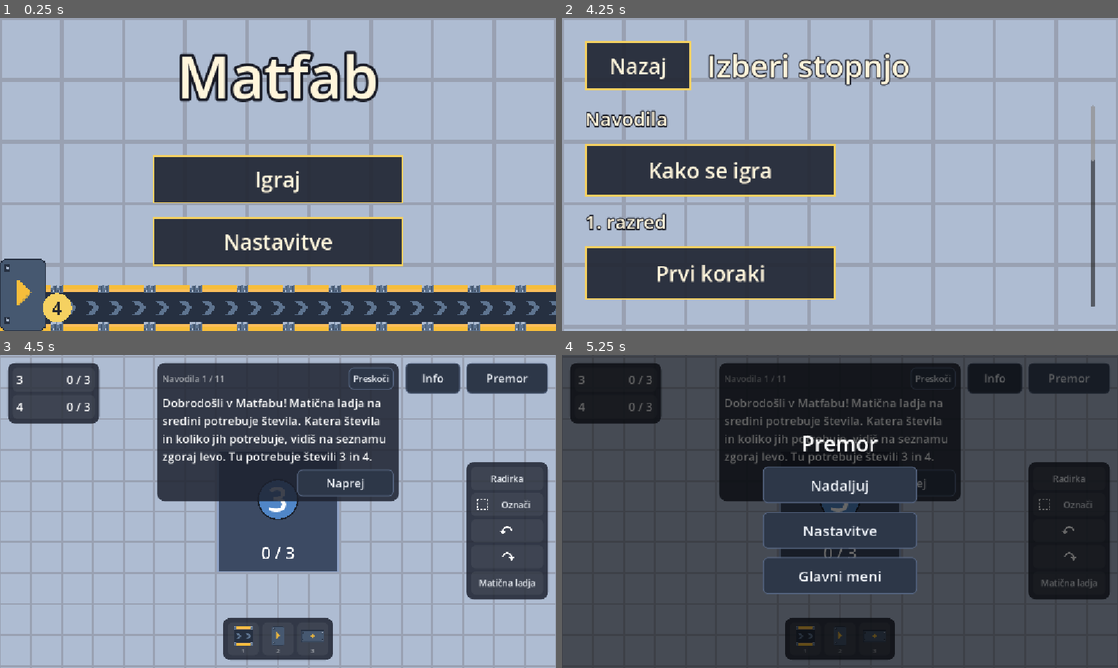
Above: before the commit, frames 1-4 (two rows, left to right).
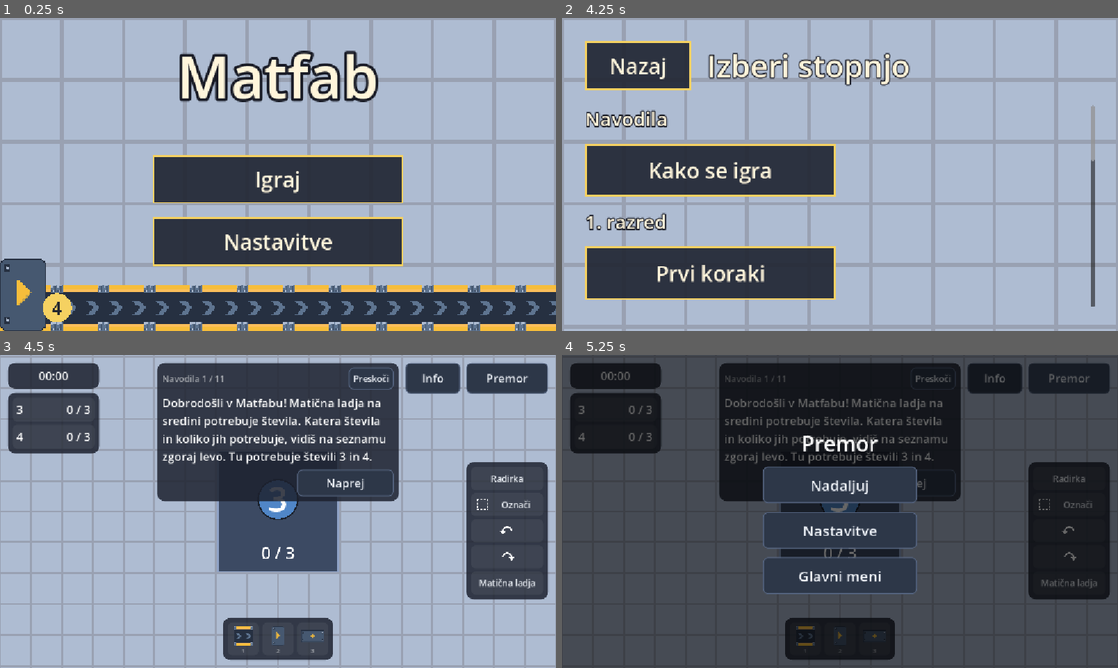
Above: after the commit, the same moments.

Repository: neyxium/MatFab
Game: Godot game, scene res://ui/main_menu.tscn
Same seed, same stepped clock (60 frames per second), same inputs: the game is played once before the commit and once after it.
Inputs:
- Up to frame 1 (0.25 s): no input
- Up to frame 2 (4.25 s): click "Igraj" at 0.5 s; click "Nazaj" at 1.25 s; click "Nastavitve" at 2 s; click "Nazaj" at 2.75 s; click "Igraj" at 3.5 s
- Up to frame 3 (4.5 s): click "Kako se igra" at 4.25 s
- Up to frame 4 (5.25 s): click "Premor" at 5 s

Frames 1-2 are identical in both runs. In frame 3, 2.1% of the frame differs, in the area x 1-18%, y 5-32%; in frame 4, 1.9%.

Commit message:
Timer za gameplay

Diff:
--- a/data/schema/level_def.gd
+++ b/data/schema/level_def.gd
@@ -6,6 +6,8 @@
 @export var ore_patches: Array[OrePatch] = []
 @export var goals: Dictionary[int, int] = {}
 @export var buildable: Array[BuildingDef] = []
+# Goal time v sekundah (0 ce nima goal time)
+@export var target_time := 0.0
 # Shown one step at a time in the tutorial panel; shared steps live in data/tutorial/.
 @export var tutorial: Array[TutorialStep] = []
 
--- a/game/game.gd
+++ b/game/game.gd
@@ -12,9 +12,11 @@
 var level: LevelDef
 var sim: Simulation
 var clock := SimClock.new()
+var elapsed_time := 0.0
 var paused := false
 # Filled from progress.sav by the save store; level select marks these levels.
 var completed_levels: Array[StringName] = []
+var best_times: Dictionary[StringName, float] = {}
 var last_played := &""
 var save_store := SaveStore.new()
 var autosave := AutosaveTimer.new()
@@ -27,6 +29,7 @@
 	process_mode = Node.PROCESS_MODE_ALWAYS
 	var progress := save_store.load_progress()
 	completed_levels.assign(progress["completed"])
+	best_times.assign(progress["best_times"])
 	last_played = progress["last_played"]
 
 
@@ -35,8 +38,9 @@
 
 
 func step_sim(delta: float) -> void:
-	if sim == null or paused:
+	if sim == null or paused or (sim.tracker != null and sim.tracker.is_complete()):
 		return
+	elapsed_time += delta
 	for step in clock.advance(delta):
 		sim.step()
 	if autosave.advance(delta):
@@ -78,8 +82,10 @@
 func load_level(level_def: LevelDef, from_save: bool) -> void:
 	level = level_def
 	sim = Simulation.from_level(level, Registry.buildings)
+	elapsed_time = 0.0
 	if from_save and save_store.has_world(level.id):
 		save_store.load_world(level.id, sim)
+		elapsed_time = save_store.load_world_time(level.id)
 	clock = SimClock.new()
 	autosave.restart()
 	paused = false
@@ -96,6 +102,8 @@
 func complete_level() -> void:
 	if not completed_levels.has(level.id):
 		completed_levels.append(level.id)
+	if not best_times.has(level.id) or elapsed_time < best_times[level.id]:
+		best_times[level.id] = elapsed_time
 	paused = true
 	save_world()
 	save_progress()
@@ -104,18 +112,31 @@
 
 func save_world() -> void:
 	if sim != null:
-		save_store.save_world(level.id, sim)
+		save_store.save_world(level.id, sim, elapsed_time)
 
 
 func save_progress() -> void:
-	save_store.save_progress(completed_levels, last_played)
+	save_store.save_progress(completed_levels, last_played, best_times)
 
 
 func close_level() -> void:
 	save_world()
 	level = null
 	sim = null
+	elapsed_time = 0.0
 	paused = false
+
+
+static func format_time(seconds: float) -> String:
+	var total := maxi(0, int(seconds))
+	@warning_ignore("integer_division")
+	var hours := total / 3600
+	@warning_ignore("integer_division")
+	var minutes := (total % 3600) / 60
+	var secs := total % 60
+	if hours > 0:
+		return "%d:%02d:%02d" % [hours, minutes, secs]
+	return "%02d:%02d" % [minutes, secs]
 
 
 # On the play screen back is the screen's own: it drops the tool or selection first, then opens the pause menu.
--- a/game/play.gd
+++ b/game/play.gd
@@ -13,6 +13,8 @@
 func _ready() -> void:
 	world_view.show_sim(Game.sim, Game.clock, Game.level.buildable)
 	hud.show_goals(Game.sim.tracker)
+	hud.show_timer(Game.level.target_time, Game.best_times.get(Game.level.id, -1.0))
+	hud.update_timer(Game.elapsed_time)
 	hud.show_toolbar(world_view.build_tool)
 	hud.pause_pressed.connect(pause)
 	hud.info_pressed.connect(open_info)
@@ -24,14 +26,26 @@
 	pause_menu.settings_pressed.connect(Game.open.bind(&"settings"))
 	level_complete.main_menu_pressed.connect(Game.open.bind(&"main_menu"))
 	level_complete.restart_pressed.connect(Game.restart_level)
-	Game.level_completed.connect(level_complete.show)
-	Game.level_completed.connect(tutorial_panel.hide)
+	Game.level_completed.connect(_on_level_completed)
 	# The tutorial starts over on every visit; Preskoči hides it.
 	tutorial_panel.show_tutorial(Game.level.tutorial, Game.sim, world_view.build_tool)
 	if Game.sim.tracker.is_complete():
-		level_complete.show()
+		_on_level_completed()
 	elif Game.paused:
 		pause_menu.show()
+
+
+func _process(_delta: float) -> void:
+	hud.update_timer(Game.elapsed_time)
+
+
+func _on_level_completed() -> void:
+	var best: float = Game.best_times.get(Game.level.id, -1.0)
+	hud.show_timer(Game.level.target_time, best)
+	hud.update_timer(Game.elapsed_time)
+	level_complete.show_time(Game.elapsed_time, best, Game.level.target_time)
+	level_complete.show()
+	tutorial_panel.hide()
 
 
 # Back drops the tool or selection first; with neither, it opens the pause menu, and from there resumes.
--- a/game/save_store.gd
+++ b/game/save_store.gd
@@ -17,33 +17,42 @@
 	return root.path_join("worlds").path_join("%s.sav" % level_id)
 
 
-func save_progress(completed: Array[StringName], last_played: StringName) -> void:
-	write(progress_path(), {"completed": completed, "last_played": last_played})
+func save_progress(completed: Array[StringName], last_played: StringName, best_times: Dictionary[StringName, float] = {}) -> void:
+	write(progress_path(), {"completed": completed, "last_played": last_played, "best_times": best_times})
 
 
-# {"completed": Array[StringName], "last_played": StringName}; empty values without a file.
+# {"completed": Array[StringName], "last_played": StringName, "best_times": Dictionary[StringName, float]}; empty values without a file.
 func load_progress() -> Dictionary:
 	var stored: Variant = read(progress_path())
 	var completed: Array[StringName] = []
 	var last_played := &""
+	var best_times: Dictionary[StringName, float] = {}
 	if stored is Dictionary:
 		completed.assign(stored.get("completed", []))
 		last_played = stored.get("last_played", &"")
-	return {"completed": completed, "last_played": last_played}
+		best_times.assign(stored.get("best_times", {}))
+	return {"completed": completed, "last_played": last_played, "best_times": best_times}
 
 
 func has_world(level_id: StringName) -> bool:
 	return FileAccess.file_exists(world_path(level_id))
 
 
-# Every building except the mothership as [def_id, origin, rotation, inputs, outputs, timer], and the goal counts.
-func save_world(level_id: StringName, sim: Simulation) -> void:
+# Every building except the mothership as [def_id, origin, rotation, inputs, outputs, timer], the goal counts, and elapsed seconds.
+func save_world(level_id: StringName, sim: Simulation, elapsed_time := 0.0) -> void:
 	DirAccess.make_dir_recursive_absolute(world_path(level_id).get_base_dir())
 	var buildings: Array = []
 	for building in sim.buildings:
 		if building.def.behavior != BuildingDef.Behavior.MOTHERSHIP:
 			buildings.append([building.def.id, building.origin, building.rotation, building.inputs, building.outputs, building.timer])
-	write(world_path(level_id), {"buildings": buildings, "received": sim.tracker.received})
+	write(world_path(level_id), {"buildings": buildings, "received": sim.tracker.received, "elapsed_time": elapsed_time})
+
+
+func load_world_time(level_id: StringName) -> float:
+	var stored: Variant = read(world_path(level_id))
+	if stored is Dictionary:
+		return float(stored.get("elapsed_time", 0.0))
+	return 0.0
 
 
 # Loads onto a sim fresh from its level. Unknown def ids are skipped and slot arrays are resized to the
--- a/ui/hud.gd
+++ b/ui/hud.gd
@@ -6,6 +6,7 @@
 const GOAL_FONT_SIZE := 24
 const GOAL_ROW_WIDTH := 170
 const DONE_COLOR := Color("8fe388")
+const OVER_TIME_COLOR := Color("f08a6c")
 # One slot per buildable block, up to the ten number keys from 1 to 0.
 const SLOT_COUNT := 10
 const SLOT_SIZE := Vector2(64, 68)
@@ -21,9 +22,13 @@
 var slot_buttons: Dictionary[BuildingDef, Button] = {}
 # The block whose description is above the hotbar, or null.
 var info_def: BuildingDef
-
-@onready var goal_panel: PanelContainer = $GoalPanel
-@onready var goal_list: VBoxContainer = $GoalPanel/GoalList
+var _target_time := 0.0
+
+@onready var timer_panel: PanelContainer = $TopLeft/TimerPanel
+@onready var time_label: Label = $TopLeft/TimerPanel/TimerRows/TimeLabel
+@onready var best_time_label: Label = $TopLeft/TimerPanel/TimerRows/BestTimeLabel
+@onready var goal_panel: PanelContainer = $TopLeft/GoalPanel
+@onready var goal_list: VBoxContainer = $TopLeft/GoalPanel/GoalList
 @onready var toolbar: PanelContainer = $Toolbar
 @onready var slot_list: HBoxContainer = $Toolbar/Slots
 @onready var pause_button: Button = $PauseButton
@@ -35,6 +40,29 @@
 func _ready() -> void:
 	pause_button.pressed.connect(pause_pressed.emit)
 	info_button.pressed.connect(info_pressed.emit)
+
+
+func show_timer(target_time: float, best_time: float) -> void:
+	_target_time = target_time
+	BarStyle.style_panel(timer_panel)
+	timer_panel.visible = true
+	best_time_label.visible = best_time >= 0.0
+	if best_time_label.visible:
+		best_time_label.text = "Najboljši: %s" % Game.format_time(best_time)
+
+
+func update_timer(elapsed_time: float) -> void:
+	if not timer_panel.visible:
+		return
+	if _target_time > 0.0:
+		time_label.text = "%s / %s" % [Game.format_time(elapsed_time), Game.format_time(_target_time)]
+		if elapsed_time > _target_time:
+			time_label.add_theme_color_override("font_color", OVER_TIME_COLOR)
+		else:
+			time_label.remove_theme_color_override("font_color")
+	else:
+		time_label.text = Game.format_time(elapsed_time)
+		time_label.remove_theme_color_override("font_color")
 
 
 func show_goals(goal_tracker: GoalTracker) -> void:
--- a/ui/hud.tscn
+++ b/ui/hud.tscn
@@ -12,15 +12,43 @@
 mouse_filter = 2
 script = ExtResource("1_hud")
 
-[node name="GoalPanel" type="PanelContainer" parent="."]
+[node name="TopLeft" type="VBoxContainer" parent="."]
 layout_mode = 0
 offset_left = 16.0
 offset_top = 16.0
 offset_right = 16.0
 offset_bottom = 16.0
 mouse_filter = 2
+theme_override_constants/separation = 8
 
-[node name="GoalList" type="VBoxContainer" parent="GoalPanel"]
+[node name="TimerPanel" type="PanelContainer" parent="TopLeft"]
+visible = false
+layout_mode = 2
+mouse_filter = 2
+
+[node name="TimerRows" type="VBoxContainer" parent="TopLeft/TimerPanel"]
+layout_mode = 2
+mouse_filter = 2
+theme_override_constants/separation = 2
+
+[node name="TimeLabel" type="Label" parent="TopLeft/TimerPanel/TimerRows"]
+layout_mode = 2
+theme_override_font_sizes/font_size = 24
+text = "00:00"
+horizontal_alignment = 1
+
+[node name="BestTimeLabel" type="Label" parent="TopLeft/TimerPanel/TimerRows"]
+visible = false
+layout_mode = 2
+theme_override_colors/font_color = Color(1, 1, 1, 0.7)
+theme_override_font_sizes/font_size = 15
+horizontal_alignment = 1
+
+[node name="GoalPanel" type="PanelContainer" parent="TopLeft"]
+layout_mode = 2
+mouse_filter = 2
+
+[node name="GoalList" type="VBoxContainer" parent="TopLeft/GoalPanel"]
 layout_mode = 2
 mouse_filter = 2
 theme_override_constants/separation = 6
--- a/ui/level_complete.gd
+++ b/ui/level_complete.gd
@@ -3,8 +3,26 @@
 signal main_menu_pressed
 signal restart_pressed
 
+const TIME_FONT_SIZE := 24
+
+var time_label: Label
+
 
 func _ready() -> void:
 	add_title("Stopnja opravljena")
+	time_label = Label.new()
+	time_label.horizontal_alignment = HORIZONTAL_ALIGNMENT_CENTER
+	time_label.add_theme_font_size_override("font_size", TIME_FONT_SIZE)
+	items.add_child(time_label)
 	add_button("Začni znova", restart_pressed.emit)
 	add_button("Glavni meni", main_menu_pressed.emit)
+
+
+func show_time(elapsed: float, best: float, target: float) -> void:
+	var lines: PackedStringArray = ["Čas: %s" % Game.format_time(elapsed)]
+	if best >= 0.0:
+		lines.append("Najboljši čas: %s" % Game.format_time(best))
+	if target > 0.0:
+		var status := "v ciljnem času!" if elapsed <= target else "čez ciljni čas"
+		lines.append("Ciljni čas: %s (%s)" % [Game.format_time(target), status])
+	time_label.text = "\n".join(lines)
--- a/ui/level_select.gd
+++ b/ui/level_select.gd
@@ -24,7 +24,15 @@
 
 func _level_button(level: LevelDef) -> Button:
 	var button := Button.new()
-	button.text = level.title
+	var lines: PackedStringArray = [level.title]
+	var details: PackedStringArray = []
+	if Game.best_times.has(level.id):
+		details.append("Najboljši: %s" % Game.format_time(Game.best_times[level.id]))
+	if level.target_time > 0.0:
+		details.append("Cilj: %s" % Game.format_time(level.target_time))
+	if not details.is_empty():
+		lines.append("  |  ".join(details))
+	button.text = "\n".join(lines)
 	button.custom_minimum_size = LEVEL_BUTTON_SIZE
 	if Game.completed_levels.has(level.id):
 		button.add_theme_color_override("font_color", DONE_COLOR)
